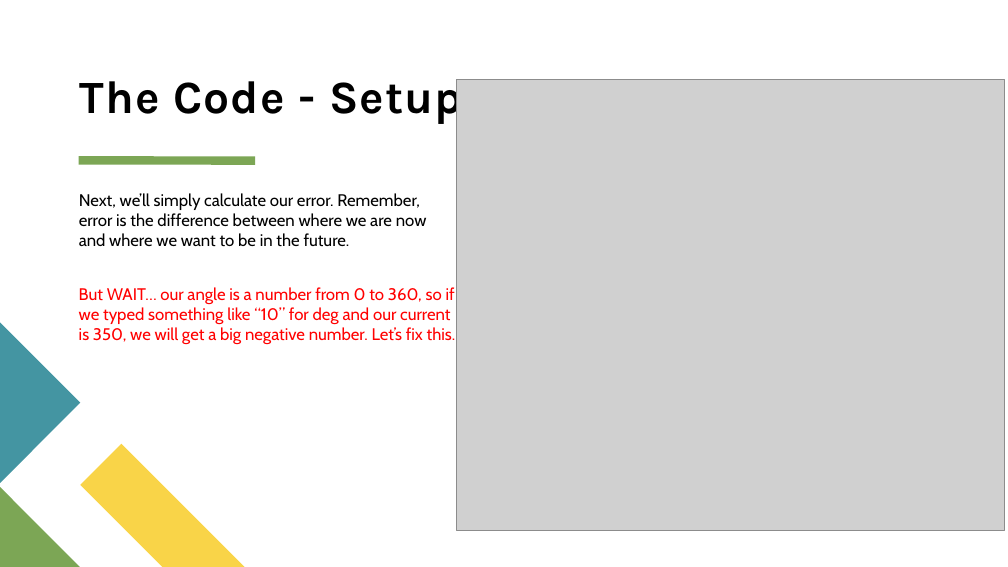
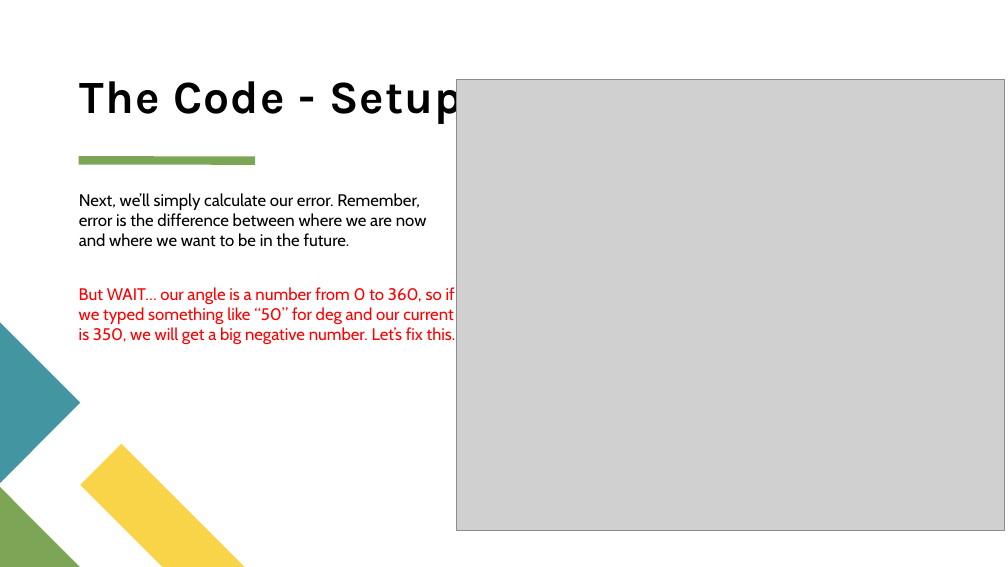
Before and after one commit to terrapinrobotics/code-camp-presentations, a slide deck: slide 20 of VEX Camp Day 3.pptx. Drawn at 1008x567 pixels with LibreOffice and Linux fonts; fonts in the diff are those of the drawing; grey boxes stand for pictures. Boxes give left, top, right and bottom in pixels: in the first picture for what was removed or moved away, otherwise in the second. Text is boxed around its words. In the diff, an @@ line names an element or a change of style, - is before the commit and + after.

```diff
--- a/VEX Camp Day 3.pptx
+++ b/VEX Camp Day 3.pptx
@@ text at (79,287,456,344): text changed @@
-But WAIT… our angle is a number from 0 to 360, so if we typed something like “10” for deg and our current is 350, we will get a big negative number. Let’s fix this.
+But WAIT… our angle is a number from 0 to 360, so if we typed something like “50” for deg and our current is 350, we will get a big negative number. Let’s fix this.
```
Also in this commit, not shown: 6 other slides changed, 2 other files.
